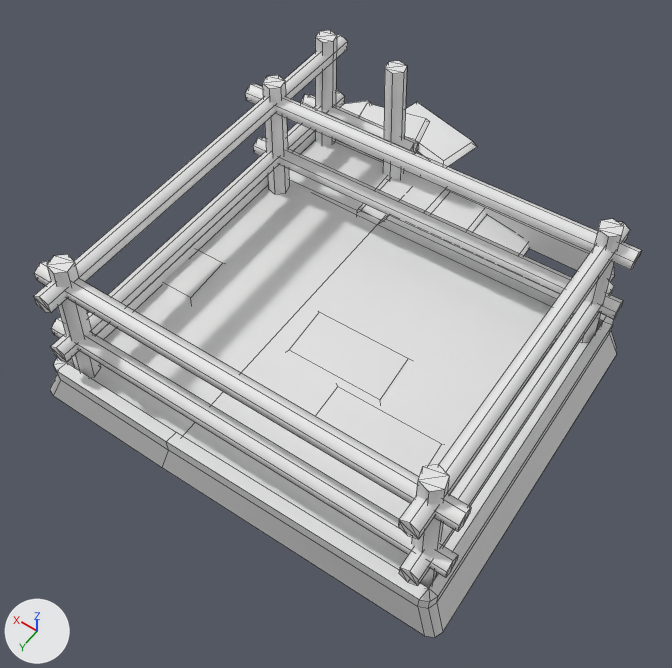
Renders of the FBX model Assets/Content/Graphics/Environment/Arabian/fbx/ArabianHouse_M_08.fbx from each side of a commit.
Camera for both pictures: a camera (50 mm lens) standing at (-3.84, 6.07, 9.41) and looking at (0.25, 0.35, 0.41). The axes (+X, +Y, +Z) are drawn at lower left. The lights are the same throughout. Mesh edges are drawn as thin lines. Materials are left out; every surface is plain grey. Where no turn or scale is listed for an object, it has been applied to the vertices.

The older version as bpy lines, for what is in view:
```python
me_arabianhouse_m_08 = bpy.data.meshes.new('ArabianHouse_M_08')
me_arabianhouse_m_08.from_pydata(...)  # 342 vertices, 305 faces; spans x -2.71..3.1, y -4.42..2.86, z -0.02..2.22
ob_arabianhouse_m_08 = bpy.data.objects.new('ArabianHouse_M_08', me_arabianhouse_m_08)
ob_arabianhouse_m_08.location = (0.0, 0.0, 0.0)
```
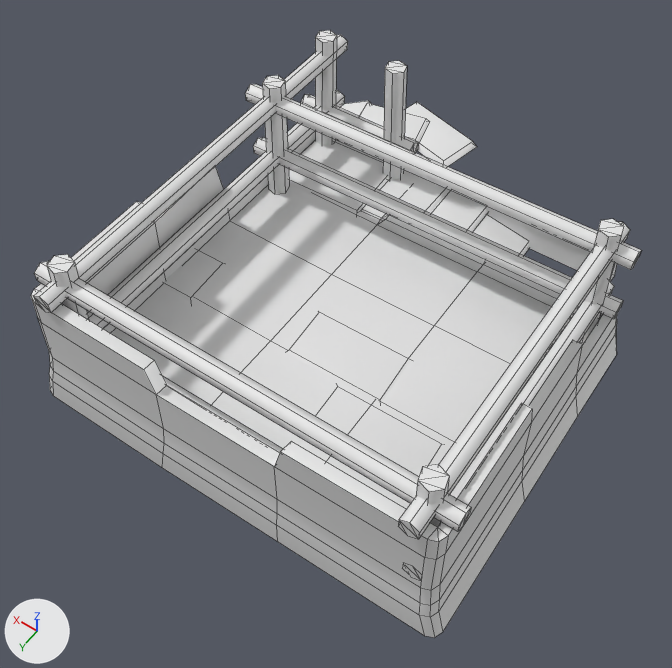
The newer file is also rescaled (x0.569) as a whole; pictures and numbers use the older file's frame.

The edits, one by one:
me_arabianhouse_m_08 is used by ob_arabianhouse_m_08; location (0.0, 0.0, 0.0).
me_arabianhouse_m_08 had 342 vertices, 305 faces and spanned x -2.71..3.1, y -4.42..2.86, z -0.02..2.22.
me_arabianhouse_m_08 now has 438 vertices, 399 faces and spans x -2.71..3.1, y -4.42..2.86, z -0.02..2.22.
Part 1, on me_arabianhouse_m_08:
4 vertices are removed from x -2.55..2.66, y -1.73..2.66, z 0.55.
30 faces are deleted.
6 vertices in x 2.65, y 2.37..2.58, z 0.87..1.12 move by (-0.09, 0.0, 0.0).
4 vertices in x 2.24..2.35, y 2.77, z 0.87..1.12 move by (0.0, -0.08, 0.0).
4 vertices in x -2.39..-2.18, y 2.7, z 0.94..1.06 move by (0.0, -0.06, 0.0).
3 vertices in x -2.47..-2.35, y -1.73..-1.63, z 0.37 move by (-0.06, -0.04, 0.0).
33 vertices move from x -2.57..2.76, y -2.86..2.78, z 0.36..1.12 to x -2.61..2.83, y -2.93..2.84, z 0.36..1.12.
100 vertices are added at x -2.68..2.88, y -1.82..2.79, z 0.0..1.79.
124 new faces join them.

Pixel boxes [x1, y1, x2, y2] of what changed, in the pictures (672 x 668 px):
'ArabianHouse_M_08', reshaped
    before: [33, 30, 641, 638]
    after: [31, 30, 641, 638]
part 1 of me_arabianhouse_m_08, built on
    before: [51, 134, 617, 633]
    after: [31, 134, 617, 633]
